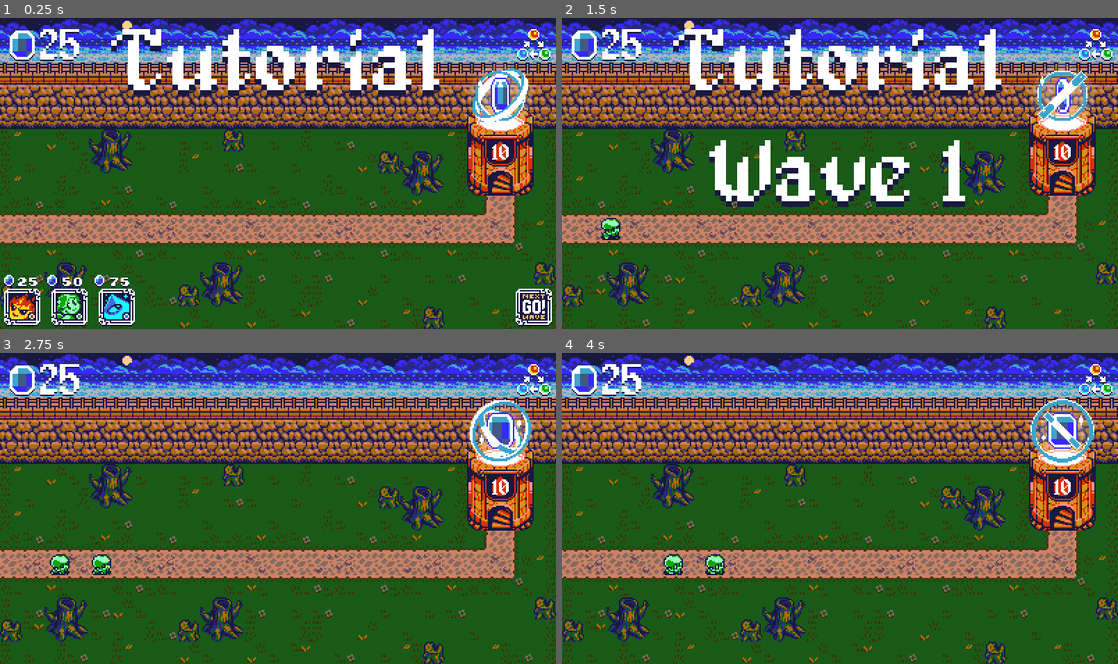
Above: before the commit, frames 1-4 (two rows, left to right).
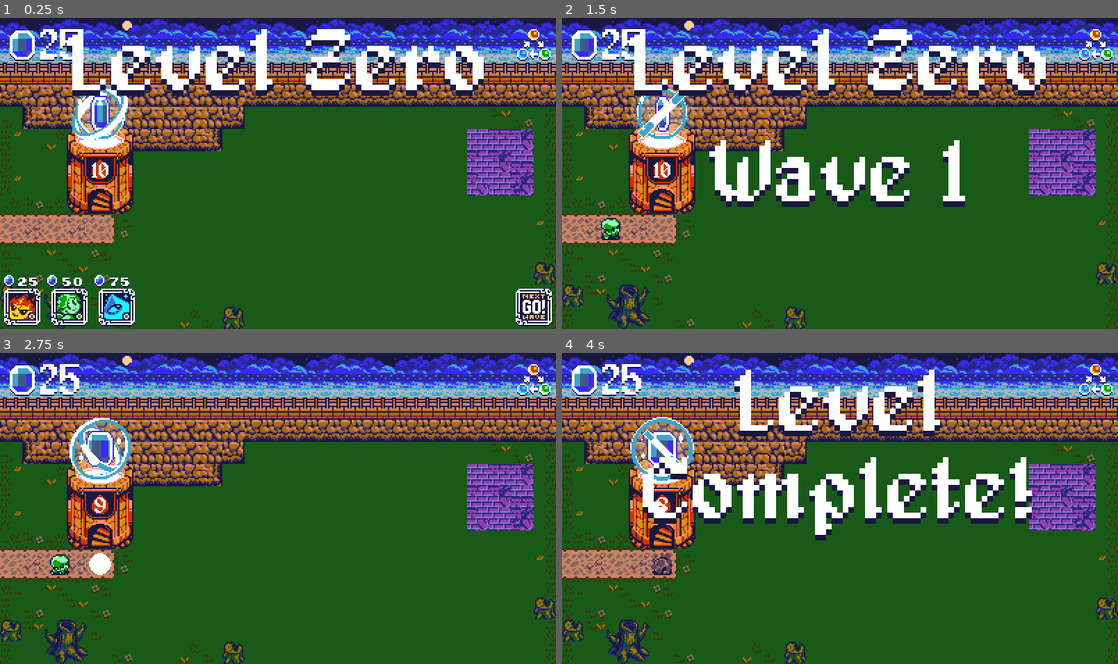
Above: after the commit, the same moments.

Repository: jake6724/tower_defense_jam
Game: Godot game, scene res://scenes/Main.tscn
Same seed, same stepped clock (60 frames per second), same inputs: the game is played once before the commit and once after it. Sound files missing from this copy of the repository are replaced by a short silence.
Inputs (mouse positions are in pixels of both pictures, inside the frame that each line leads up to):
- Up to frame 1 (0.25 s): no input
- Up to frame 2 (1.5 s): click (1095, 307) at 0.5 s; move the mouse to (962, 157) at 1.27 s; right-click (962, 157) at 1.35 s; click (962, 157) at 1.42 s
- Up to frame 3 (2.75 s): drag from (166, 524) to (72, 564) at 2.02 s
- Up to frame 4 (4 s): move the mouse to (895, 440) at 2.77 s; tap A (move_camera_left) at 2.85 s; click (895, 440) at 2.92 s; right-click (895, 440) at 3.05 s; drag from (812, 570) to (673, 461) at 3.52 s

The runs differ from the first frame. In frame 1, 35% of the frame differs, in the area x 0-100%, y 3-100%; in frame 2, 36%; in frame 3, 30%; in frame 4, 37%, in the area x 0-100%, y 5-100%.

Commit message:
Disable tower menu at end of level

Diff:
--- a/scripts/game_manager.gd
+++ b/scripts/game_manager.gd
@@ -12,7 +12,7 @@
 var level_one: PackedScene = preload("res://scenes/level/LevelEnvironmentOne.tscn")
 
 var levels: Array[PackedScene] = [level_zero, level_tutorial, level_one]
-var level_index: int = 1
+var level_index: int = 0
 var active_level: LevelEnvironment
 var active_path: PackedVector2Array
 var active_spawn_location: Vector2 # In world coordinates
--- a/scripts/music_manager.gd
+++ b/scripts/music_manager.gd
@@ -11,4 +11,4 @@
 	music_player.volume_db = -16
 	add_child(music_player)
 	music_player.stream = track_1
-	music_player.play()
+	#music_player.play()
--- a/scripts/player/player_controller.gd
+++ b/scripts/player/player_controller.gd
@@ -64,6 +64,8 @@
 func _process(_delta):
 	if placement_enabled and selected_tower_name in towers:
 		indicator_sprite.position = GameManager.grid_to_world(GameManager.world_to_grid(get_global_mouse_position()))
+	else:
+		indicator_sprite.hide()
 
 ## Place a tower in the world grid. Return true if successful, false if not. If `is_tranform` is `true`, the gold
 ## cost of the tower will not be subtracted from player gold.
@@ -165,10 +167,10 @@
 	gold += reward
 
 	# Tower Menu config
-	tower_menu.show_placement_phase()
-	tower_menu.update_gold(int(gold))
-
-	reset_towers()
+	if EnemySpawner.wave_index != EnemySpawner.level_waves.size():
+		tower_menu.show_placement_phase()
+		tower_menu.update_gold(int(gold))
+		reset_towers()
 
 ## For each tower in `active_towers` create a new tower object in `pre_wave_towers` with the same attributes.
 ## This is a NEW `Tower` object and NOT a reference.
@@ -217,6 +219,10 @@
 	if click_enabled and Input.is_action_just_pressed("left_click"):
 		spawn_tower(selected_tower_name, get_global_mouse_position(), false)
 
+	if click_enabled and Input.is_action_just_pressed("right_click"):
+		if selected_tower_name:
+			selected_tower_name = ""
+
 func on_mouse_entered_button() -> void:
 	click_enabled = false
 
